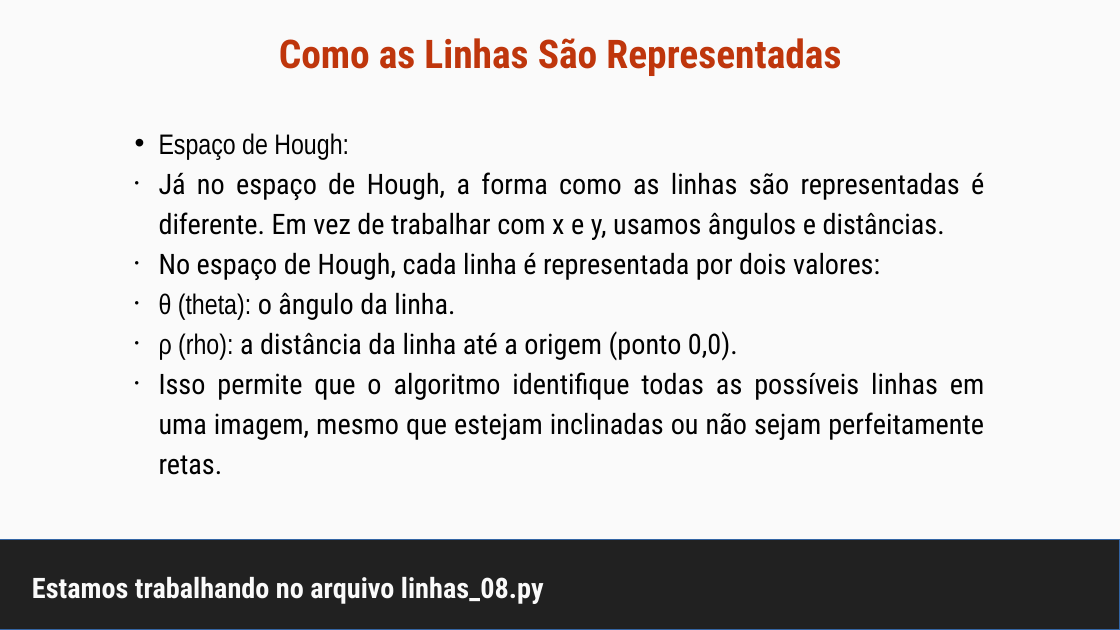
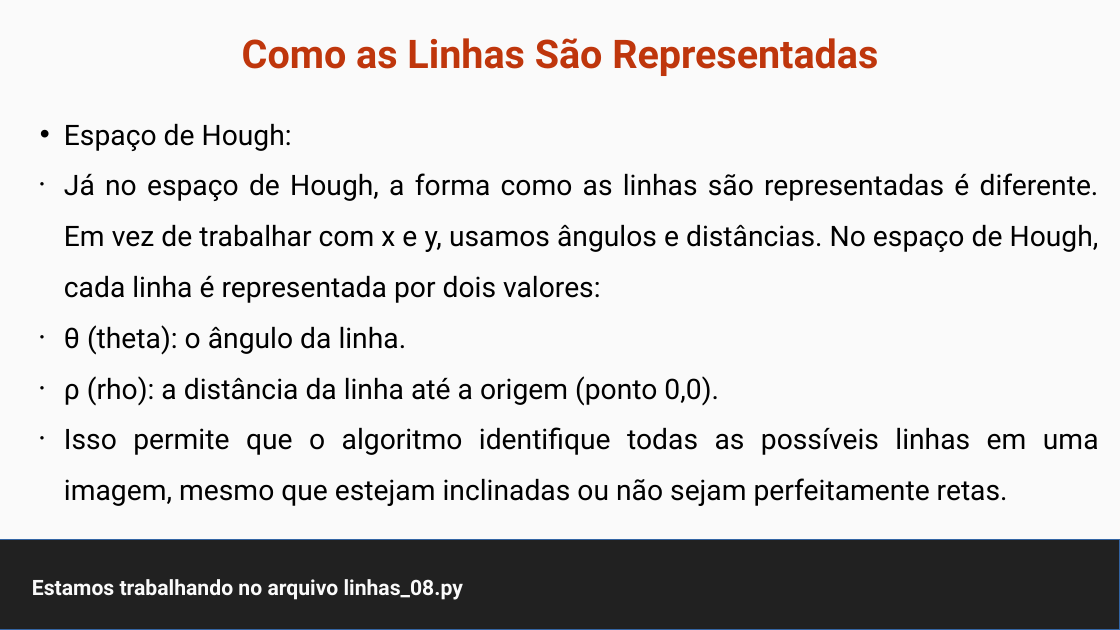
Before and after one commit to maurizioprizzi/finding_lanes, a slide deck: slide 28 of computer_vision_encounter_01.odp (slide 23 before the commit). Drawn at 1120x630 pixels with LibreOffice and Linux fonts; fonts in the diff are those of the drawing. Boxes give left, top, right and bottom in pixels: in the first picture for what was removed or moved away, otherwise in the second. Text is boxed around its words. In the diff, an @@ line names an element or a change of style, - is before the commit and + after.

```diff
--- a/computer_vision_encounter_01.odp
+++ b/computer_vision_encounter_01.odp
@@ title "Como as Linhas São Representadas" at <box>242,38,878,76</box>: font Roboto Condensed to Roboto @@
@@ text "Espaço de Hough:": place and size @@
-text "Espaço de Hough:" at <box>159,133,984,475</box>
+text "Espaço de Hough:" at <box>64,123,1099,506</box>
@@ text at <box>64,123,1099,506</box>: font Arial Narrow to Roboto in "Espaço de Hough:", "θ (theta):", "ρ (rho):"; font Roboto Condensed to Roboto in "o ângulo da linha.", "a distância da linha até a origem ...", "Isso permite que o algoritmo identifique todas ..."; line spacing 28.4pt to 1.5 @@
@@ text at <box>64,173,1099,303</box>: text changed; font Roboto Condensed to Roboto @@
-• Já no espaço de Hough, a forma como as linhas são representadas é diferente. Em vez de trabalhar com x e y, usamos ângulos e distâncias.
-• No espaço de Hough, cada linha é representada por dois valores:
+• Já no espaço de Hough, a forma como as linhas são representadas é diferente. Em vez de trabalhar com x e y, usamos ângulos e distâncias. No espaço de Hough, cada linha é representada por dois valores:
@@ title "Estamos trabalhando no arquivo linhas_08.py" at <box>32,579,463,600</box>: size 20 to 15 pt, font Roboto Condensed to Roboto @@
```
Also in this commit, not shown: 31 other slides changed, 10 slides added, 11 other files.
